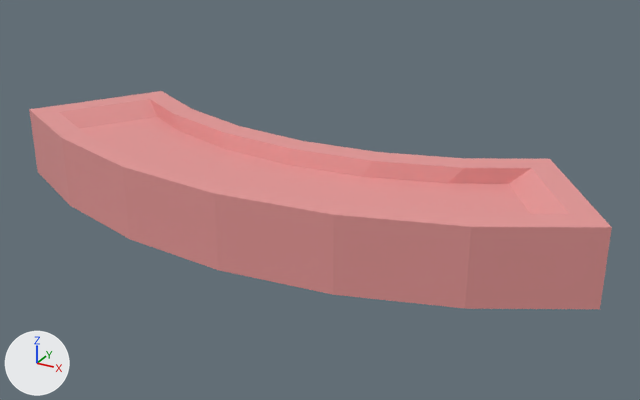
What one commit did to the glTF model Systems Offline/systems-offline/src/3d/Assets/General reuseable assets/Keypad/Key no 5.glb.
Both versions are drawn from a 50 mm lens placed at (0.297, -0.808, 0.292), pointed at (0.025, -0.313, 0.045). The axes (+X, +Y, +Z) are drawn at lower left. The lights are the same throughout. The first picture is the older version. Where no turn or scale is listed for an object, it has been applied to the vertices. Vertices at exactly the same position are counted once.

The scene before the commit, as lines of its bpy script (objects in view):
```python
mat_material = principled_material('Material')
mat_material.base_color = (0.8, 0.314, 0.309)  # pink #e79897
me_circle_008 = bpy.data.meshes.new('Circle.008')
me_circle_008.from_pydata(...)  # 56 vertices, 108 faces; spans x -0.223..0.223, y -0.402..-0.245, z 0.0..0.053
me_circle_008.materials.append(mat_material)  # pink #e79897
ob_key_no_5 = bpy.data.objects.new('Key no 5', me_circle_008)
ob_key_no_5.location = (0.0, 0.0, 0.0249)
```
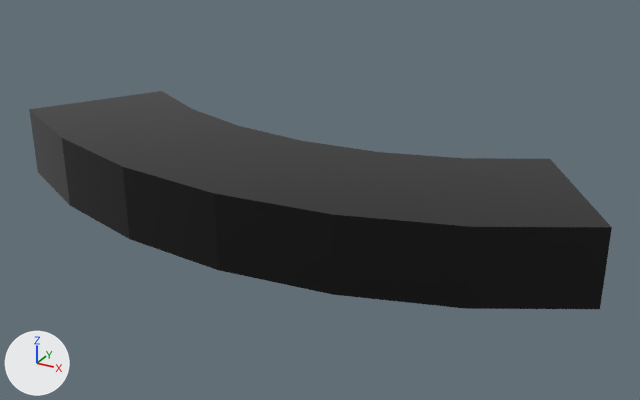
Boxes (x1, y1, x2, y2) around the edits, measured in the pictures (640 x 400 px):
'Key no 5', recoloured, reshaped (pink to black)
    both: (29, 91, 612, 309)
part 1 of me_circle_008, built on
    both: (29, 91, 611, 227)

The change, as a diff of the scene's bpy script:
```diff
--- a/Systems Offline/systems-offline/src/3d/Assets/General reuseable assets/Keypad/Key no 5.glb.py
+++ b/Systems Offline/systems-offline/src/3d/Assets/General reuseable assets/Keypad/Key no 5.glb.py
@@ mat_material @@
 mat_material = principled_material('Material')
-mat_material.base_color = (0.8, 0.314, 0.309)  # pink #e79897
+mat_material.base_color = (0.0, 0.0, 0.0)  # black #000000
@@ me_circle_008 @@
 # used by ob_key_no_5; location = (0.0, 0.0, 0.0249)
-me_circle_008.from_pydata(...)  # 56 vertices, 108 faces; spans x -0.223..0.223, y -0.402..-0.245, z 0.0..0.053
+me_circle_008.from_pydata(...)  # 28 vertices, 52 faces; spans x -0.223..0.223, y -0.402..-0.245, z 0.0..0.053
+# me_circle_008 part 1
+# 28 vertices are removed from x -0.198..0.198, y -0.385..-0.267, z 0.042..0.053
+# 68 faces are deleted
+# 12 new faces join them
 me_circle_008.materials.append(mat_material)
```
